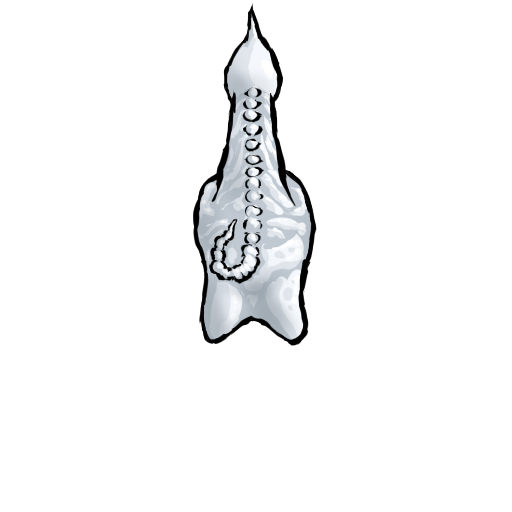
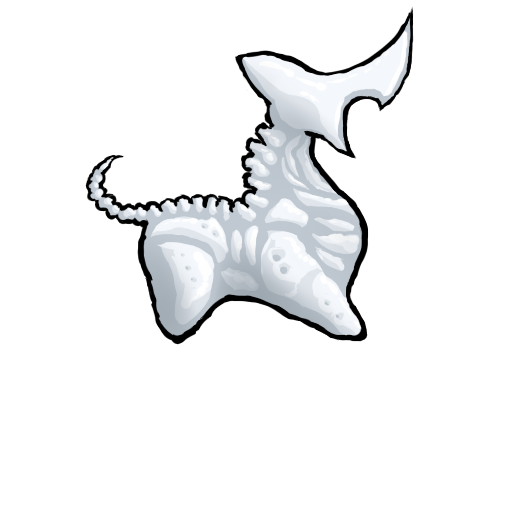
The second 512 × 512 image is a revision of the first. Changes to its layers:
showed group "east" (9 layers) over [85,3,417,346]
hid group "north" (9 layers) over [128,3,384,346]
